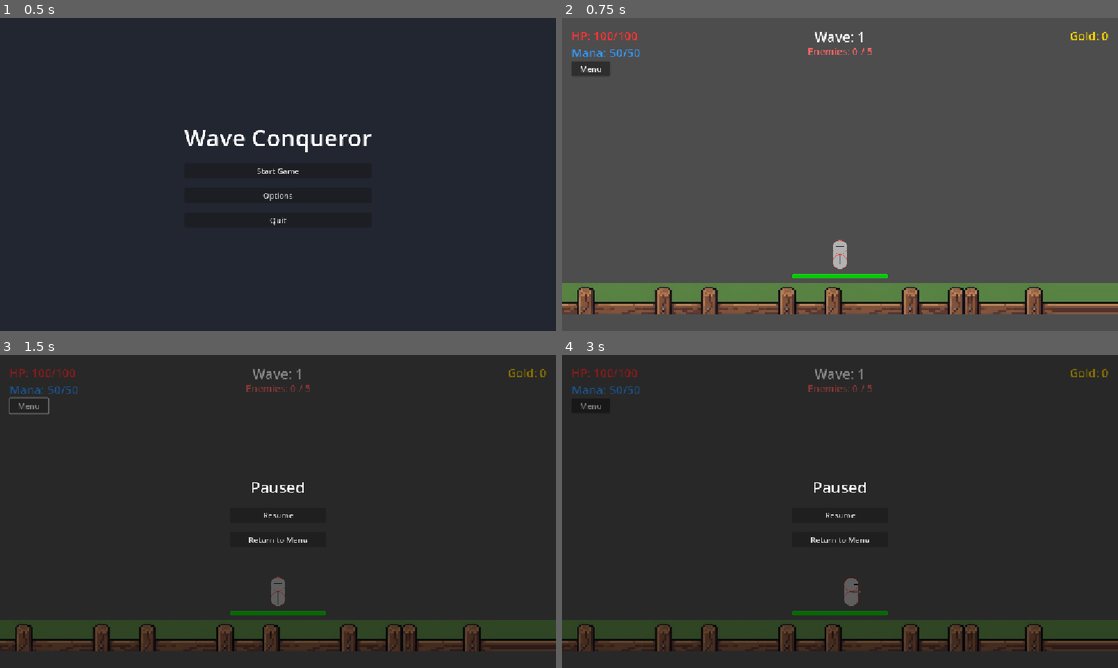
Above: before the commit, frames 1-4 (two rows, left to right).
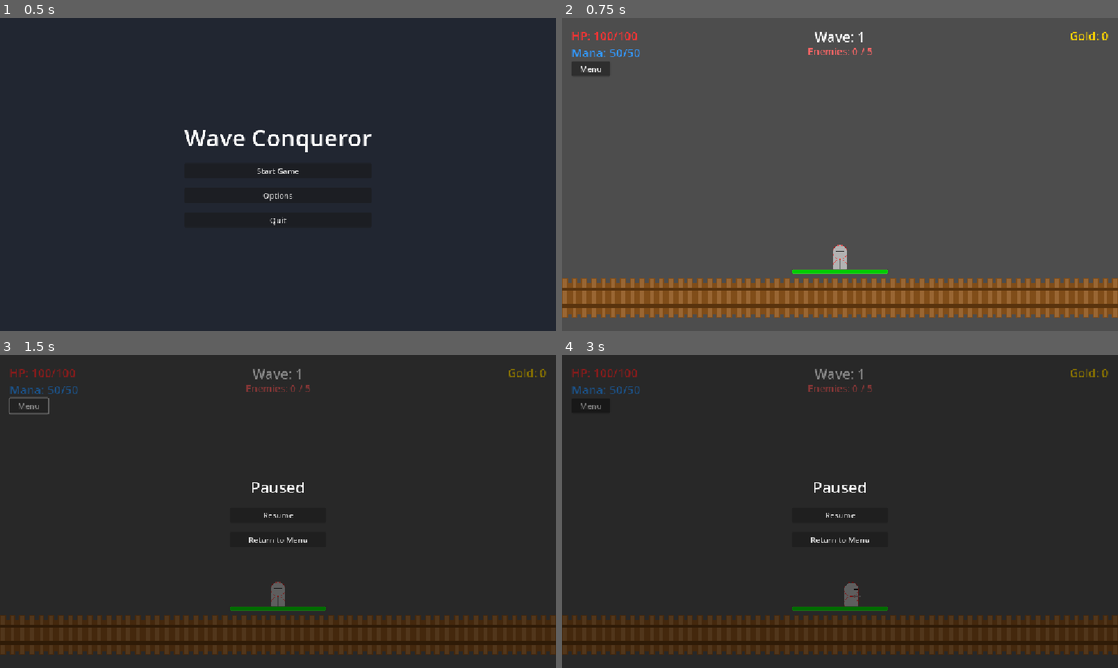
Above: after the commit, the same moments.

Repository: LucasGauterio/godot-wave-conqueror
Game: Godot game, scene res://scenes/ui/menu.tscn
The game is run twice, just before and just after one commit, with the same random seed, the same clock (stepped at 60 frames per second) and the same inputs.
Inputs:
- Up to frame 1 (0.5 s): no input
- Up to frame 2 (0.75 s): click "Start Game" at 0.5 s
- Up to frame 3 (1.5 s): click "Menu" at 1.25 s
- Up to frame 4 (3 s): click "Resume" at 2 s; tap Enter at 2.75 s; hold D (move_right) from 2.78 s (still down); tap Space (attack) at 2.85 s

Frame 1 is identical in both runs. In frame 2, 12% of the frame differs, in the area x 0-100%, y 70-96%; in frame 3, 9.8%; in frame 4, 9.8%.

Commit message:
feat: Replace wall sprite with programmatic drawing and implemented wall tiers

Diff:
--- a/scenes/defenses/wall.tscn
+++ b/scenes/defenses/wall.tscn
@@ -1,10 +1,9 @@
-[gd_scene load_steps=6 format=3 uid="uid://kingdom_wall_01"]
+[gd_scene load_steps=5 format=3 uid="uid://kingdom_wall_01"]
 
 [ext_resource type="Script" path="res://scripts/wall.gd" id="1_script"]
-[ext_resource type="Texture2D" uid="uid://b0d51dcmob3xb" path="res://assets/wooden_fence.jpg" id="2_texture"]
 
 [sub_resource type="RectangleShape2D" id="RectangleShape2D_wall"]
-size = Vector2(1152, 120)
+size = Vector2(1152, 64)
 
 [sub_resource type="StyleBoxFlat" id="StyleBoxFlat_bg"]
 bg_color = Color(0.2, 0.1, 0.1, 0.6)
@@ -26,26 +25,18 @@
 corner_radius_bottom_left = 2
 
 [node name="KingdomWall" type="StaticBody2D" groups=["wall"]]
-texture_repeat = 1
 collision_layer = 4
 collision_mask = 3
 script = ExtResource("1_script")
-
-[node name="Sprite2D" type="Sprite2D" parent="."]
-texture_filter = 1
-texture_repeat = 1
-texture = ExtResource("2_texture")
-region_enabled = true
-region_rect = Rect2(0, 0, 1152, 64)
 
 [node name="CollisionShape2D" type="CollisionShape2D" parent="."]
 shape = SubResource("RectangleShape2D_wall")
 
 [node name="HealthBar" type="ProgressBar" parent="."]
 offset_left = -100.0
-offset_top = -50.0
+offset_top = -60.0
 offset_right = 100.0
-offset_bottom = -40.0
+offset_bottom = -50.0
 theme_override_styles/background = SubResource("StyleBoxFlat_bg")
 theme_override_styles/fill = SubResource("StyleBoxFlat_fg")
 value = 100.0
--- a/scripts/wall.gd
+++ b/scripts/wall.gd
@@ -7,6 +7,9 @@
 @export var max_health: int = 100
 var current_health: int
 
+enum WallTier { WOOD, STONE, REINFORCED }
+@export var tier: WallTier = WallTier.WOOD
+
 @onready var health_bar = $HealthBar
 
 func _ready():
@@ -15,6 +18,70 @@
 		health_bar.max_value = max_health
 		health_bar.value = current_health
 	add_to_group("wall")
+	queue_redraw()
+
+func _draw():
+	var screen_width = get_viewport_rect().size.x
+	var wall_height = 64.0
+	var wall_rect = Rect2(-screen_width/2, -wall_height/2, screen_width, wall_height)
+
+	match tier:
+		WallTier.WOOD:
+			draw_wood_fence(wall_rect)
+		WallTier.STONE:
+			draw_stone_wall(wall_rect)
+		WallTier.REINFORCED:
+			draw_reinforced_wall(wall_rect)
+
+func draw_wood_fence(rect: Rect2):
+	var wood_color = Color(0.5, 0.3, 0.1)
+	var dark_wood = Color(0.35, 0.2, 0.05)
+
+	# Draw background bar
+	draw_rect(rect, wood_color)
+
+	# Draw vertical posts
+	var post_width = 12.0
+	var spacing = 20.0
+	var current_x = rect.position.x
+	while current_x < rect.end.x:
+		draw_rect(Rect2(current_x, rect.position.y - 10, post_width, rect.size.y + 20), wood_color)
+		draw_rect(Rect2(current_x + 2, rect.position.y - 8, post_width - 4, rect.size.y + 16), Color(0.6, 0.4, 0.2)) # Highlight
+		current_x += spacing
+
+	# Draw horizontal rails
+	draw_rect(Rect2(rect.position.x, rect.position.y + 10, rect.size.x, 8), dark_wood)
+	draw_rect(Rect2(rect.position.x, rect.position.y + 45, rect.size.x, 8), dark_wood)
+
+func draw_stone_wall(rect: Rect2):
+	var stone_color = Color(0.5, 0.5, 0.5)
+	var mortar_color = Color(0.3, 0.3, 0.3)
+
+	draw_rect(rect, mortar_color)
+
+	var brick_w = 40.0
+	var brick_h = 20.0
+	for y in range(0, 3):
+		var offset = (y % 2) * (brick_w / 2)
+		for x in range(int(rect.position.x / brick_w) - 1, int(rect.end.x / brick_w) + 1):
+			var b_rect = Rect2(x * brick_w + offset, rect.position.y + y * brick_h, brick_w - 2, brick_h - 2)
+			draw_rect(b_rect, stone_color)
+
+func draw_reinforced_wall(rect: Rect2):
+	draw_stone_wall(rect)
+	# Add metal reinforcements
+	var metal_color = Color(0.4, 0.4, 0.45)
+	var silver_color = Color(0.7, 0.7, 0.7)
+
+	var spacing = 100.0
+	var current_x = rect.position.x + 50
+	while current_x < rect.end.x:
+		# Vertical brace
+		draw_rect(Rect2(current_x - 5, rect.position.y, 10, rect.size.y), metal_color)
+		# Rive/Bolts
+		draw_circle(Vector2(current_x, rect.position.y + 10), 3, silver_color)
+		draw_circle(Vector2(current_x, rect.position.y + 54), 3, silver_color)
+		current_x += spacing
 
 func take_damage(amount: int):
 	current_health = max(0, current_health - amount)
Not shown, changed: docs/game_design.md
